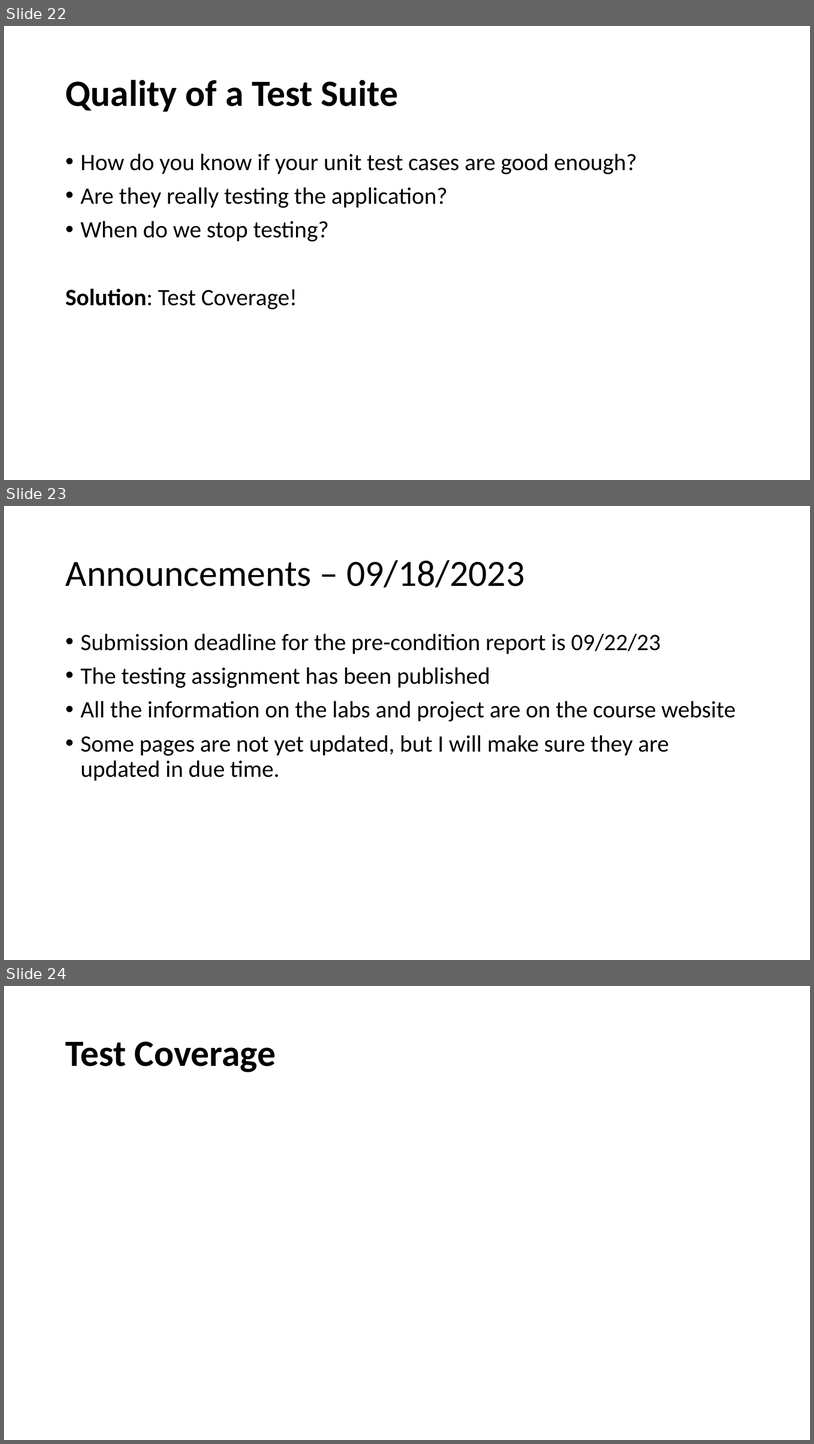
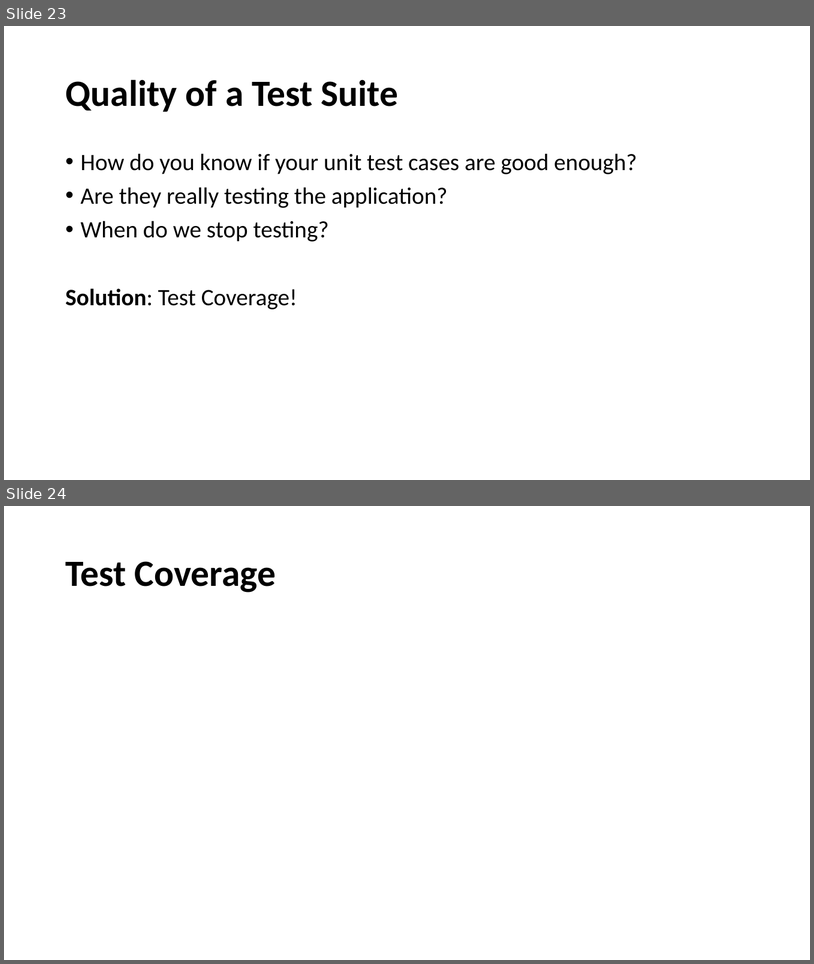
Before and after one commit to johnxu21/johnxu21.github.io, a slide deck: teaching/CS472/Timetable/Testing-2033-fall.pptx. Shown one above the other, each under a label of ours: slides 22, 23 and 24 before the commit, slides 23 and 24 after it. The pictures are 814x1444 and 814x964 pixels, drawn with LibreOffice and Linux fonts; fonts in the diff are those of the drawing; grey boxes stand for pictures. Boxes give left, top, right and bottom in pixels: in the first picture for what was removed or moved away, otherwise in the second. Text is boxed around its words. In the diff, an @@ line names an element or a change of style, - is before the commit and + after.

```diff
--- a/teaching/CS472/Timetable/Testing-2033-fall.pptx
+++ b/teaching/CS472/Timetable/Testing-2033-fall.pptx
@@ slide 23 removed at (x1=4, y1=506, x2=810, y2=960), background #FFFFFF @@
@@ title removed at (x1=65, y1=560, x2=525, y2=588) @@
-Announcements – 09/18/2023
@@ text removed at (x1=81, y1=633, x2=736, y2=781) @@
-• Submission deadline for the pre-condition report is 09/22/23
-• The testing assignment has been published
-• All the information on the labs and project are on the course website
-• Some pages are not yet updated, but I will make sure they are updated in due time.
@@ what was slide 22 is now slide 23 @@
```
Also in this commit, not shown: 6 slides changed, 1 slide added, 4 other slides removed, 2 other files.
